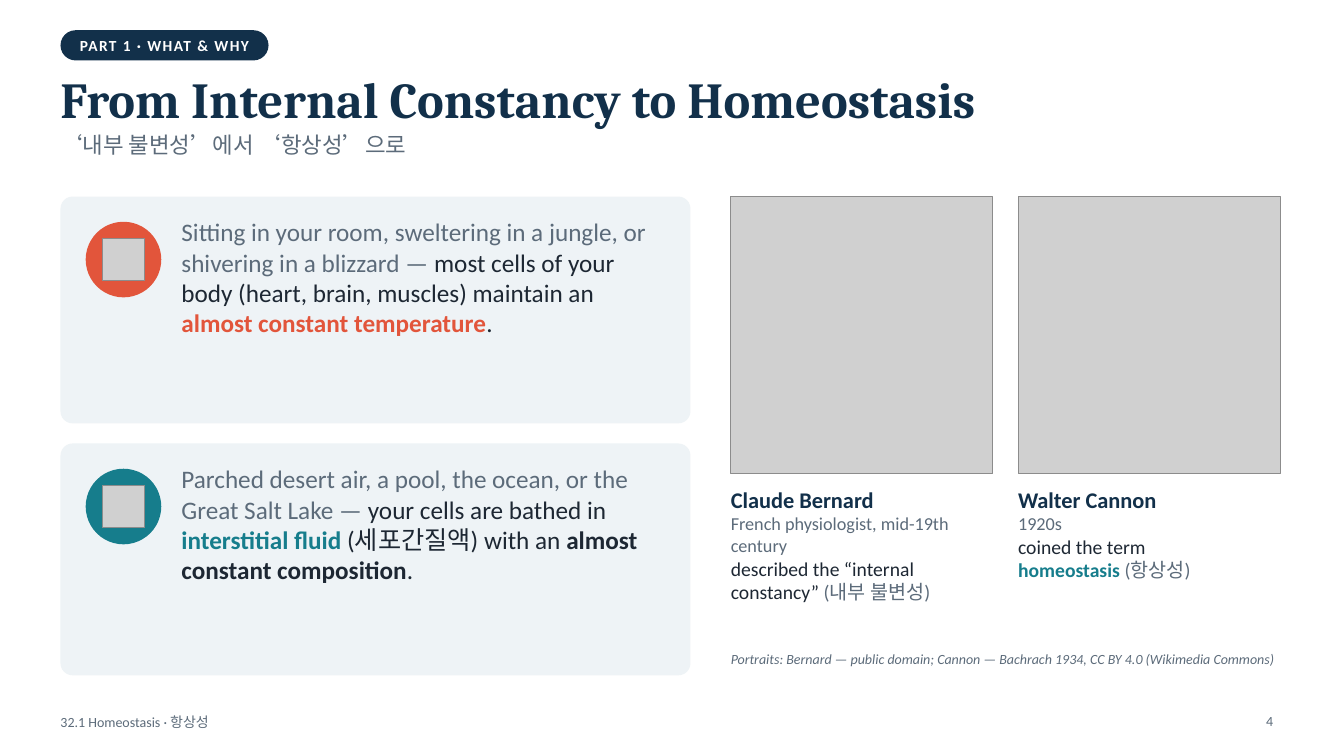
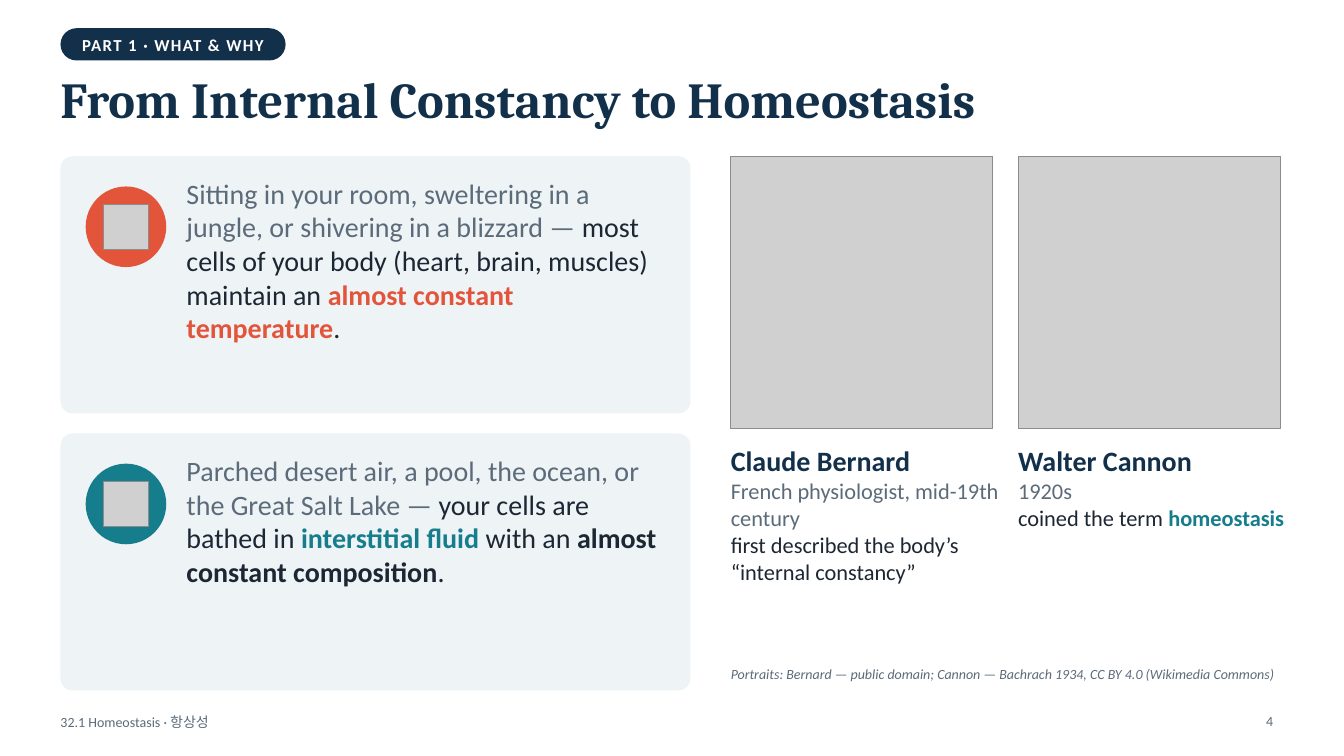
Before and after one commit to coula0908/biology, a slide deck: slide 4 of 32.1_homeostasis/32.1_Homeostasis.pptx. Drawn at 1344x756 pixels with LibreOffice and Linux fonts; fonts in the diff are those of the drawing; grey boxes stand for pictures. Boxes give left, top, right and bottom in pixels: in the first picture for what was removed or moved away, otherwise in the second. Text is boxed around its words. In the diff, an @@ line names an element or a change of style, - is before the commit and + after.

```diff
--- a/32.1_homeostasis/32.1_Homeostasis.pptx
+++ b/32.1_homeostasis/32.1_Homeostasis.pptx
@@ rounded rectangle "PART 1 · WHAT & ...": place and size @@
-rounded rectangle "PART 1 · WHAT & ..." at [60, 30, 268, 60]
+rounded rectangle "PART 1 · WHAT & ..." at [60, 28, 285, 60]
@@ rounded rectangle "PART 1 · WHAT & ..." at [60, 28, 285, 60]: size 11 to 12 pt @@
@@ text removed at [60, 134, 406, 155] @@
-‘내부 불변성’에서 ‘항상성’으로
@@ rounded rectangle at [60, 156, 691, 413]: proportions changed @@
@@ rounded rectangle: place and size @@
-rounded rectangle at [60, 197, 691, 423]
+rounded rectangle at [60, 156, 691, 413]
@@ text "Sitting in your room, sweltering ...": place and size @@
-text "Sitting in your room, sweltering ..." at [181, 223, 646, 336]
+text "Sitting in your room, sweltering ..." at [186, 184, 648, 343]
@@ text "Sitting in your room, sweltering ..." at [186, 184, 648, 343]: size 18 to 20 pt @@
@@ picture: place and size @@
-picture at [731, 197, 993, 474]
+picture at [731, 156, 993, 429]
@@ picture: place and size @@
-picture at [1018, 197, 1280, 474]
+picture at [1018, 156, 1280, 429]
@@ ellipse: place and size @@
-ellipse at [86, 222, 161, 297]
+ellipse at [86, 187, 166, 267]
@@ picture: place and size @@
-picture at [102, 239, 144, 281]
+picture at [104, 205, 149, 250]
@@ rounded rectangle: place and size @@
-rounded rectangle at [60, 444, 691, 676]
+rounded rectangle at [60, 434, 691, 691]
@@ rounded rectangle at [60, 434, 691, 691]: proportions changed @@
@@ text "Claude Bernard": place and size @@
-text "Claude Bernard" at [731, 492, 949, 602]
+text "Claude Bernard" at [731, 451, 998, 584]
@@ text "Walter Cannon": place and size @@
-text "Walter Cannon" at [1018, 492, 1191, 580]
+text "Walter Cannon" at [1018, 451, 1284, 526]
@@ ellipse: place and size @@
-ellipse at [86, 469, 161, 544]
+ellipse at [86, 464, 166, 544]
@@ text at [186, 461, 656, 587]: text changed; size 18 to 20 pt @@
-Parched desert air, a pool, the ocean, or the Great Salt Lake — your cells are bathed in interstitial fluid (세포간질액) with an almost constant composition.
+Parched desert air, a pool, the ocean, or the Great Salt Lake — your cells are bathed in interstitial fluid with an almost constant composition.
@@ text at [731, 451, 998, 530]: size 16 to 20 pt in "Claude Bernard"; size 13 to 16 pt in "French physiologist, mid-19th century" @@
@@ text at [1018, 451, 1192, 499]: size 16 to 20 pt in "Walter Cannon"; size 13 to 16 pt in "1920s" @@
@@ picture: place and size @@
-picture at [102, 486, 144, 528]
+picture at [104, 482, 149, 527]
@@ text at [731, 537, 959, 584]: text changed; size 14 to 16 pt @@
-described the “internal constancy” (내부 불변성)
+first described the body’s “internal constancy”
@@ text at [1018, 510, 1284, 526]: text changed; size 14 to 16 pt @@
-coined the term homeostasis (항상성)
+coined the term homeostasis
@@ text "Portraits: Bernard — public domain; ...": place and size @@
-text "Portraits: Bernard — public domain; ..." at [731, 654, 1275, 666]
+text "Portraits: Bernard — public domain; ..." at [731, 669, 1275, 681]
```
Also in this commit, not shown: 24 other slides changed, 6 other files.
